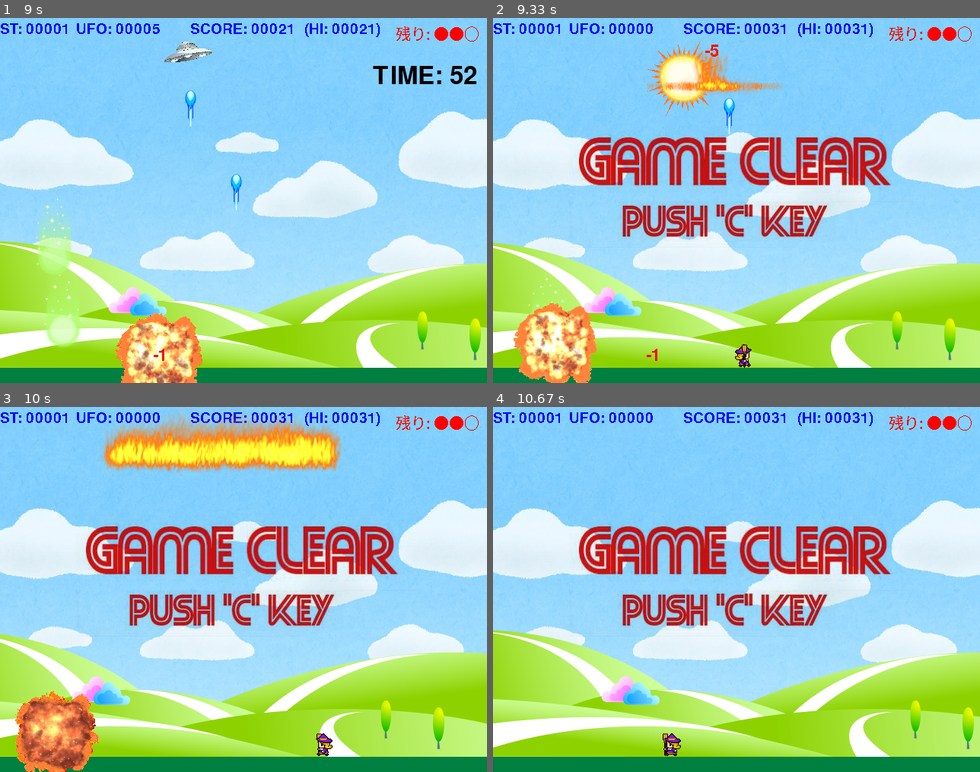
Above: before the commit, frames 1-4 (two rows, left to right).
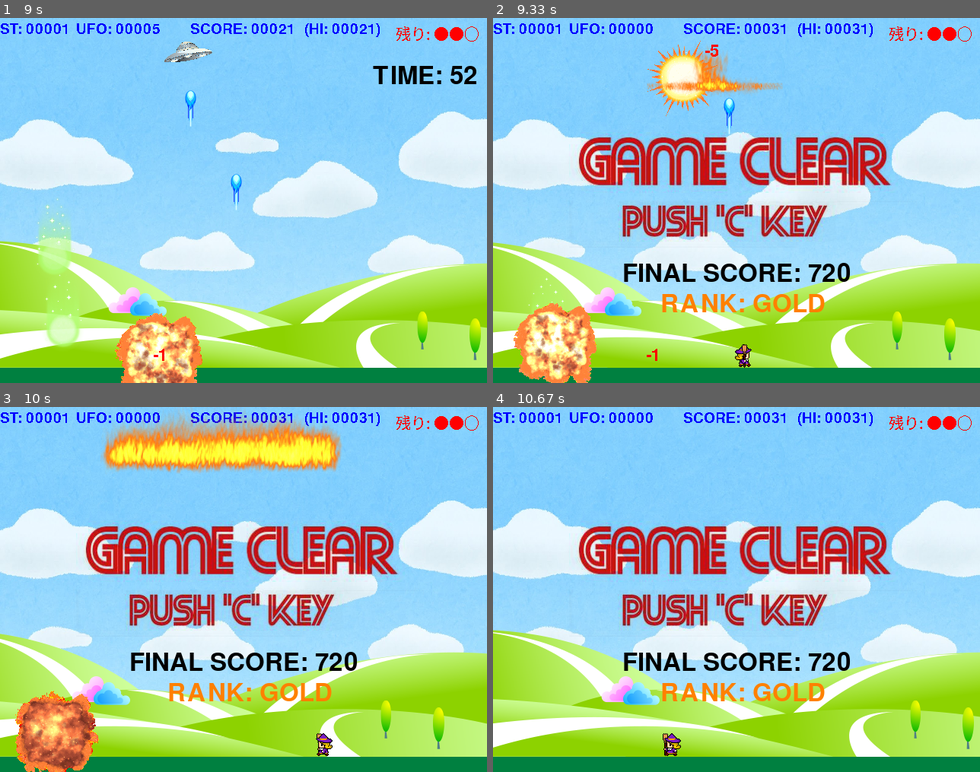
Above: after the commit, the same moments.

Repository: Okamoto-Airi/web-pygame_level1_PC
Game: pygame game, started from main.py
Two runs of this game, one before a commit and one after it. Both use one fixed random seed, a clock stepped at 60 frames per second and the inputs below.
Inputs:
- Up to frame 1 (9 s): hold Left 0.33-0.87 s; hold Left 0.9-1.3 s; tap Space at 0.97, 1.27, 1.4, 1.7, 2.07, 2.37, 2.57, 2.87, 3.07, 3.37, 3.57, 3.87, 4.13, 4.43, 4.57, 4.87, 5.23, 5.53, 5.73, 6.03, 6.23, 6.53, 6.73, 7.03, 7.3, 7.6, 7.73, 8.03, 8.4, 8.7, 8.9 s; hold Right 1.33-1.97 s; hold Left 2-2.47 s; hold Right 2.5-2.97 s; hold Right 3-3.47 s; hold Left 3.5-4.03 s; hold Left 4.07-4.47 s; hold Right 4.5-5.13 s; hold Left 5.17-5.63 s; hold Right 5.67-6.13 s; hold Right 6.17-6.63 s; hold Left 6.67-7.2 s; hold Left 7.23-7.63 s; hold Right 7.67-8.3 s; hold Left 8.33-8.8 s; hold Right from 8.83 s (still down)
- Up to frame 2 (9.33 s): tap Space at 9.2 s; release Right at 9.3 s
- Up to frame 3 (10 s): hold Right 9.33-9.8 s; tap Space at 9.4, 9.7, 9.9 s; hold Left from 9.83 s (still down)
- Up to frame 4 (10.67 s): tap Space at 10.2, 10.47 s; release Left at 10.37 s; hold Left from 10.4 s (still down)

Frame 1 is identical in both runs. In frame 2, 1.9% of the frame differs, in the area x 26-74%, y 67-81%; in frame 3, 1.9%; in frame 4, 1.9%.

Commit message:
クリア時スコア表示追加(要デザイン変更)

Diff:
--- a/main.py
+++ b/main.py
@@ -14,7 +14,7 @@
 from sprites import Background, Majo, Ufo, Beam, Bomb, Explosion, Point
 
 # ユーティリティ関数・定数のインポート
-from utils import load_image, load_sound, SCREEN, Score, HiScore, Counter
+from utils import load_image, load_sound, SCREEN, Score, HiScore, Counter, calculate_score_and_rank
 
 
 # =============================
@@ -201,8 +201,14 @@
                 play_sound.stop()
                 opening_sound.play(-1)
 
-        # タイトル・クリア・ゲームオーバー時はメッセージ画像を表示
-        if game_status != PLAY:
+        # クリア時はスコアを表示
+        if game_status == CLEAR:
+            screen.blit(title_msg[game_status], (100, 150))  # メッセージ画像描画
+            score_img, rank_img = calculate_score_and_rank(time_left, Majo.life.val, font)
+            screen.blit(score_img, (SCREEN.centerx - 150, SCREEN.centery + 80))
+            screen.blit(rank_img, (SCREEN.centerx - 100, SCREEN.centery + 120))
+        # タイトル・ゲームオーバー時はメッセージ画像を表示
+        elif game_status != PLAY:
             screen.blit(title_msg[game_status], (100, 150))  # メッセージ画像描画
 
         # 画面の内容を更新（ダブルバッファリング）
--- a/utils.py
+++ b/utils.py
@@ -7,6 +7,32 @@
 # ゲーム画面のサイズ（左上x, 左上y, 幅, 高さ）
 SCREEN = pygame.Rect((0, 0, 640, 480))  # 画面サイズを矩形で定義
 
+
+def calculate_score_and_rank(time_left, life_val, font):
+    """
+    残り時間とライフからスコアとランクを計算し、スコア画像・ランク画像を返す。
+    :param time_left: 残り秒数（int）
+    :param life_val: ライフの残り値（int）
+    :param font: Pygameフォントオブジェクト
+    :return: (スコア画像Surface, ランク画像Surface)
+    """
+    time_score = time_left * 10
+    life_score = life_val * 100
+    final_score = time_score + life_score
+
+    if final_score >= 500:
+        rank = "GOLD"
+    elif final_score >= 300:
+        rank = "SILVER"
+    elif final_score >= 100:
+        rank = "BRONZE"
+    else:
+        rank = "NONE"
+
+    score_img = font.render(f"FINAL SCORE: {final_score}", True, (0, 0, 0))
+    rank_img = font.render(f"RANK: {rank}", True, (255, 128, 0))
+
+    return score_img, rank_img
 
 
 def load_image(fname, size=None):
